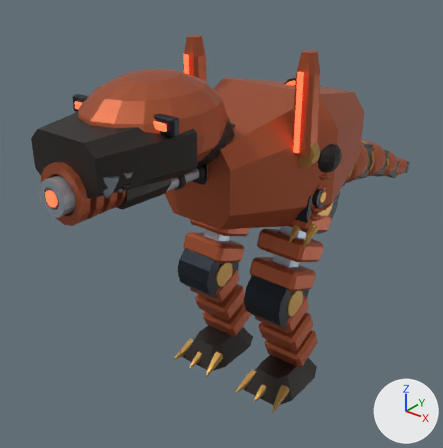
The glTF model public/assets/models/reference/m02.glb, before and after one commit.
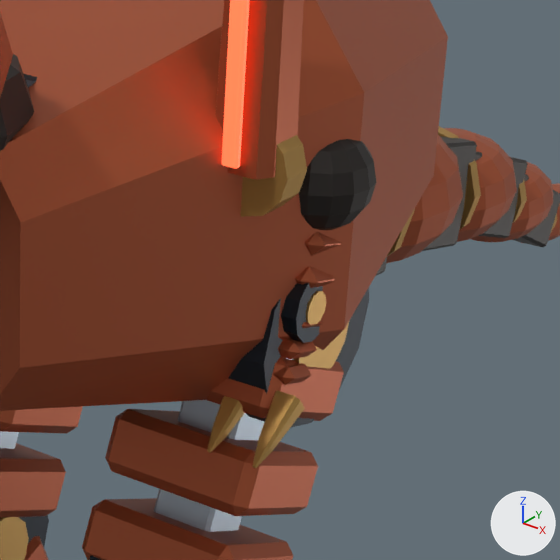
Each version is shown whole from a 50 mm camera at (3.78, -5.56, 5.17) aimed at (-0.62, -0.05, 1.75), then close up on the part from 51% to 90% of the width and 22% to 62% of the height. Every picture has the same lights, and +X, +Y and +Z are marked at lower right. The last two pictures show the newer version. Both versions are drawn at frame 13 of the action 'heavy'; the numbers are the values there.

Objects in the first close-up: 'Export_chest_armor', 'Export_emitter_l_armor', 'Export_emitter_l_brass', 'Export_emitter_l_glow', 'Export_hip_l_armor', 'Export_hip_l_dark', 'Export_hip_l_steel', 'Export_hip_r_armor', 'Export_shoulder_l_shade', 'Export_tail_1_armor', 'Export_tail_2_armor', 'Export_wrist_l_brass' and 21 more.
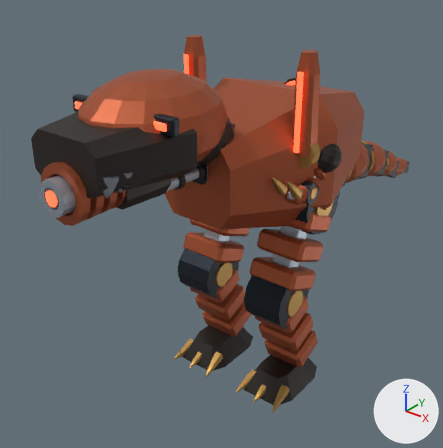
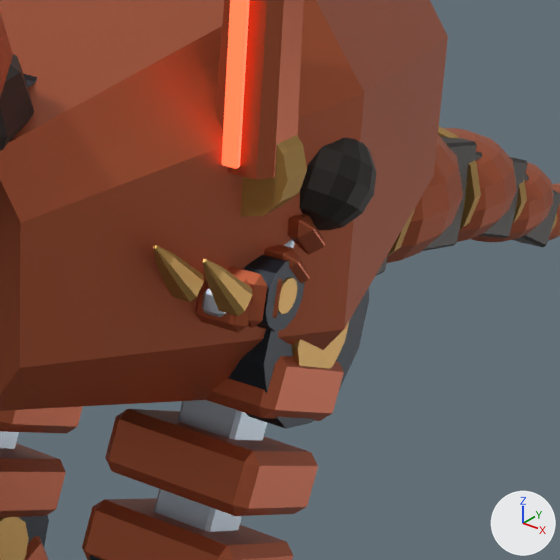
ob_shoulder_l is not drawn itself; it is the parent of ob_elbow_l, ob_export_shoulder_l_armor, ob_export_shoulder_l_brass, ob_export_shoulder_l_dark, ob_export_shoulder_l_shade, ob_export_shoulder_l_steel.
ob_elbow_l is not drawn itself; it is the parent of ob_export_elbow_l_armor, ob_export_elbow_l_brass, ob_export_elbow_l_dark, ob_export_elbow_l_steel, ob_wrist_l.

Pixel boxes (x1, y1, x2, y2) of what changed, in the close-ups (560 x 560 px):
'Export_wrist_l_brass', turned: before (207, 390, 305, 468); after (153, 245, 253, 316)
'Export_shoulder_l_shade', turned: before (299, 139, 376, 230); after (299, 138, 377, 230)
'Export_elbow_l_armor', turned: before (273, 320, 322, 385); after (195, 266, 282, 333)
'Export_elbow_l_dark', turned: before (281, 283, 323, 343); after (244, 255, 305, 332)
'Export_shoulder_l_armor', turned: before (295, 232, 341, 288); after (264, 214, 325, 283)
'Export_elbow_l_brass', turned: before (306, 291, 326, 326); after (277, 277, 298, 314)
'Export_elbow_l_steel', turned (not visible before): after (202, 288, 227, 317)
'Export_shoulder_l_steel', turned (not visible before): after (283, 239, 294, 249)

The change, as a diff of the scene's bpy script:
```diff
--- a/public/assets/models/reference/m02.glb.py
+++ b/public/assets/models/reference/m02.glb.py
@@ ob_shoulder_l @@
 ob_shoulder_l.location = (0.75, -0.05, 0.12)
+ob_shoulder_l.rotation_euler = (-0.548, 0.0, 0.0)  # degrees (-31, 0, 0)
@@ ob_elbow_l @@
 ob_elbow_l.location = (0.0, -0.1, -0.42)
+ob_elbow_l.rotation_euler = (-0.918, 0.0, 0.0)  # degrees (-53, 0, 0)
```
